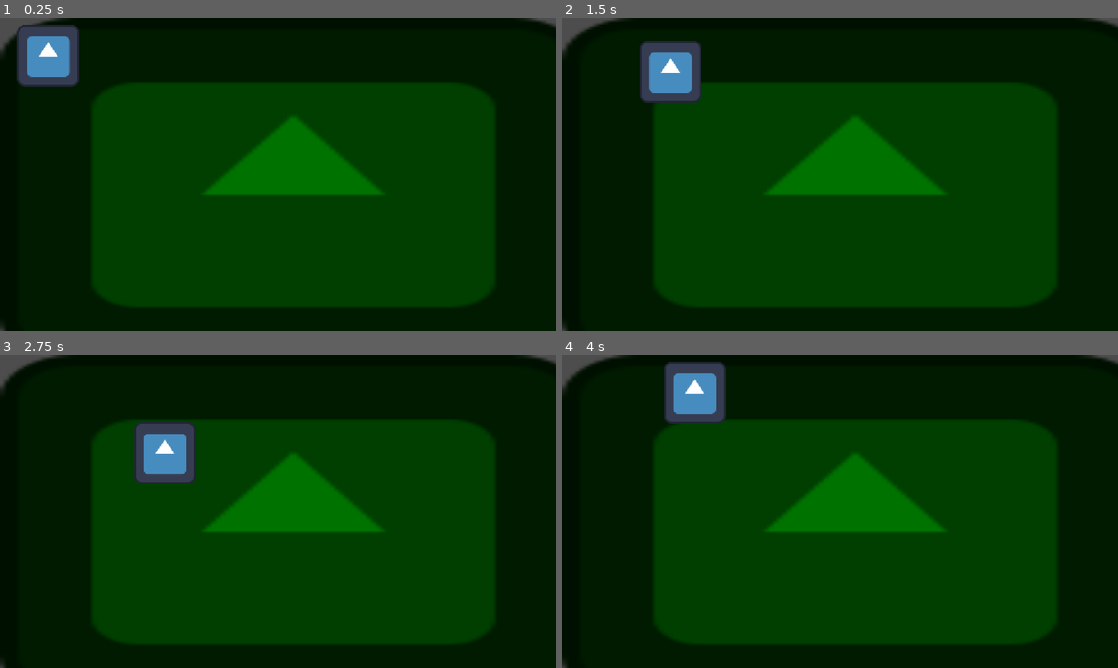
Above: before the commit, frames 1-4 (two rows, left to right).
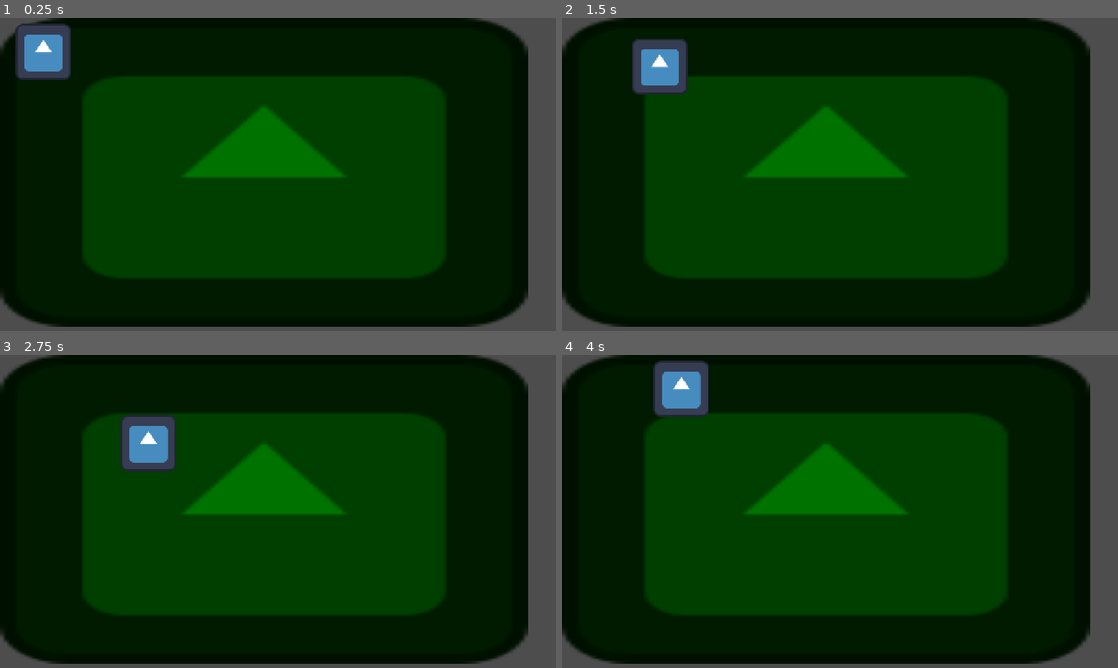
Above: after the commit, the same moments.

Repository: Inno-san/nasa_lunar_
Game: Godot game, scene res://secens/main_scene.tscn
Two runs of this game, one before a commit and one after it. Both use one fixed random seed, a clock stepped at 60 frames per second and the inputs below. After the commit the project has no main scene; this scene is started directly in both runs. The engine's default icon, where the game draws it, is replaced by a stand-in: a white triangle on a blue panel in a dark square.
Inputs:
- Up to frame 1 (0.25 s): no input
- Up to frame 2 (1.5 s): tap Enter at 0.5 s; hold D (move_right) 0.53-1.28 s; tap Space (action_button, bound only before the commit) at 0.6, 1.35 s; hold S (move_down) from 1.28 s (still down)
- Up to frame 3 (2.75 s): release S (move_down) at 2.03 s; hold D (move_right) from 2.03 s (still down); tap Space (action_button, bound only before the commit) at 2.1 s
- Up to frame 4 (4 s): release D (move_right) at 2.78 s; hold W (move_up) 2.78-3.53 s; tap Space (action_button, bound only before the commit) at 2.85, 3.6 s; hold A (move_left) from 3.53 s (still down)

The runs differ from the first frame. In frame 1, 26% of the frame differs, in the area x 0-100%, y 0-100%; in frame 2, 26%; in frame 3, 27%; in frame 4, 26%.

Commit message:
feat(project): Compatibility renderer, input map, Rules and GameState autoloads

Diff:
--- a/project.godot
+++ b/project.godot
@@ -10,13 +10,20 @@
 
 [application]
 
-config/name="nasaapps"
-run/main_scene="uid://c8mb8w4xgafg3"
-config/features=PackedStringArray("4.7", "Forward Plus")
+config/name="Lunar Outpost: Mission 01"
+run/main_scene="res://scenes/lunar_base.tscn"
+config/features=PackedStringArray("4.7", "GL Compatibility")
 config/icon="res://icon.svg"
+
+[autoload]
+
+Rules="*res://scripts/autoload/rules.gd"
+GameState="*res://scripts/autoload/game_state.gd"
 
 [display]
 
+window/size/viewport_width=1280
+window/size/viewport_height=720
 window/stretch/mode="canvas_items"
 window/stretch/aspect="expand"
 
@@ -25,33 +32,34 @@
 move_up={
 "deadzone": 0.2,
 "events": [Object(InputEventKey,"resource_local_to_scene":false,"resource_name":"","device":-1,"window_id":0,"alt_press …(192 unchanged characters)…
+, Object(InputEventKey,"resource_local_to_scene":false,"resource_name":"","device":-1,"window_id":0,"alt_pressed":false,"shift_pressed":false,"ctrl_pressed":false,"meta_pressed":false,"pressed":false,"keycode":4194320,"physical_keycode":0,"key_label":0,"unicode":0,"location":0,"echo":false,"script":null)
 ]
 }
 move_down={
 "deadzone": 0.2,
 "events": [Object(InputEventKey,"resource_local_to_scene":false,"resource_name":"","device":-1,"window_id":0,"alt_press …(192 unchanged characters)…
+, Object(InputEventKey,"resource_local_to_scene":false,"resource_name":"","device":-1,"window_id":0,"alt_pressed":false,"shift_pressed":false,"ctrl_pressed":false,"meta_pressed":false,"pressed":false,"keycode":4194322,"physical_keycode":0,"key_label":0,"unicode":0,"location":0,"echo":false,"script":null)
 ]
 }
 move_left={
 "deadzone": 0.2,
 "events": [Object(InputEventKey,"resource_local_to_scene":false,"resource_name":"","device":-1,"window_id":0,"alt_press …(191 unchanged characters)…
+, Object(InputEventKey,"resource_local_to_scene":false,"resource_name":"","device":-1,"window_id":0,"alt_pressed":false,"shift_pressed":false,"ctrl_pressed":false,"meta_pressed":false,"pressed":false,"keycode":4194319,"physical_keycode":0,"key_label":0,"unicode":0,"location":0,"echo":false,"script":null)
 ]
 }
 move_right={
 "deadzone": 0.2,
 "events": [Object(InputEventKey,"resource_local_to_scene":false,"resource_name":"","device":-1,"window_id":0,"alt_press …(192 unchanged characters)…
+, Object(InputEventKey,"resource_local_to_scene":false,"resource_name":"","device":-1,"window_id":0,"alt_pressed":false,"shift_pressed":false,"ctrl_pressed":false,"meta_pressed":false,"pressed":false,"keycode":4194321,"physical_keycode":0,"key_label":0,"unicode":0,"location":0,"echo":false,"script":null)
 ]
 }
-action_button={
+interact={
 "deadzone": 0.2,
-"events": [Object(InputEventKey,"resource_local_to_scene":fa …(140 unchanged characters)… d":false,"keycode":0,"physical_keycode":32,"key_label":0,"unicode":32,"location":0,"echo":false,"script":null)
+"events": [Object(InputEventKey,"resource_local_to_scene":fa …(140 unchanged characters)… d":false,"keycode":0,"physical_keycode":69,"key_label":0,"unicode":101,"location":0,"echo":false,"script":null)
 ]
 }
 
-[physics]
-
-3d/physics_engine="Jolt Physics"
-
 [rendering]
 
-rendering_device/driver.windows="d3d12"
+renderer/rendering_method="gl_compatibility"
+renderer/rendering_method.mobile="gl_compatibility"
--- /dev/null
+++ b/scripts/autoload/game_state.gd
@@ -0,0 +1,543 @@
+extends Node
+## Autoload managing all mission meters, AP, days, actions, and day-end resolution.
+## All numbers are read dynamically from Rules (data/rules.json).
+
+signal state_changed
+signal day_ended(report: Dictionary)
+
+var day: int = 1
+var ap: int = 0
+
+var battery: int = 0
+var oxygen: int = 0
+var food: int = 0
+var water: int = 0
+var health: int = 0
+var shield: int = 0
+var science: int = 0
+
+var life_support_mode: String = "normal"
+var greenhouse_mode: String = "low"
+var effective_shield_today: int = 0
+var storm_occurred_today: bool = false
+var lockdown_paused_greenhouse_today: bool = false
+
+# Maps delivery day (int) -> food amount (int) from Greenhouse delayed production
+var food_crates: Dictionary = {}
+
+# Delayed comms/resupply queue: Array of Dictionaries {deliver_day, type, payload, text}
+var pending_messages: Array[Dictionary] = []
+
+# Plain-language feedback log for kids
+var daily_log: Array[String] = []
+var last_day_report: Dictionary = {}
+
+var game_over: bool = false
+var mission_won: bool = false
+var stars_earned: int = 0
+
+
+func _ready() -> void:
+	reset_game()
+
+
+func reset_game() -> void:
+	day = 1
+	ap = Rules.ap_per_day()
+
+	battery = Rules.start_value("battery")
+	oxygen = Rules.start_value("oxygen")
+	food = Rules.start_value("food")
+	water = Rules.start_value("water")
+	health = Rules.start_value("health")
+	shield = Rules.start_value("shield")
+	science = 0
+
+	life_support_mode = "normal"
+	greenhouse_mode = "low"
+	effective_shield_today = shield
+	storm_occurred_today = false
+	lockdown_paused_greenhouse_today = false
+
+	food_crates.clear()
+	pending_messages.clear()
+	daily_log.clear()
+	last_day_report.clear()
+
+	game_over = false
+	mission_won = false
+	stars_earned = 0
+
+	_add_log("Mission Day 1 started! Walk with WASD/Arrows or click facilities, press E to open dashboards.")
+	state_changed.emit()
+
+
+func _add_log(message: String) -> void:
+	daily_log.append(message)
+
+
+func get_action_cost(action_id: String, param: Variant = null) -> Dictionary:
+	var normalized := _normalize_action(action_id, param)
+	var base_id: String = normalized["id"]
+	var spec: Dictionary = Rules.action_data(base_id)
+	return {
+		"id": base_id,
+		"param": normalized["param"],
+		"ap": int(spec.get("ap", 0)),
+		"power": int(spec.get("power", 0)),
+		"spec": spec
+	}
+
+
+func _normalize_action(action_id: String, param: Variant = null) -> Dictionary:
+	if action_id.begins_with("set_life_support_"):
+		return {
+			"id": "set_life_support",
+			"param": action_id.trim_prefix("set_life_support_")
+		}
+	if action_id.begins_with("set_greenhouse_"):
+		return {
+			"id": "set_greenhouse",
+			"param": action_id.trim_prefix("set_greenhouse_")
+		}
+	if action_id.begins_with("resupply_"):
+		return {
+			"id": "resupply",
+			"param": action_id.trim_prefix("resupply_")
+		}
+	return {"id": action_id, "param": param}
+
+
+func can_try_action(action_id: String, param: Variant = null) -> Dictionary:
+	if game_over:
+		return {"ok": false, "reason": "The mission has ended."}
+
+	var info := get_action_cost(action_id, param)
+	var base_id: String = info["id"]
+	var target_param: Variant = info["param"]
+	var ap_cost: int = info["ap"]
+	var power_cost: int = info["power"]
+	var spec: Dictionary = info["spec"]
+
+	if spec.is_empty():
+		return {"ok": false, "reason": "Unknown action: " + action_id}
+
+	var missing: Array[String] = []
+	if ap < ap_cost:
+		missing.append("Need %d AP (you have %d)" % [ap_cost, ap])
+	if battery < power_cost:
+		missing.append("Need %d Battery power (you have %d)" % [power_cost, battery])
+	if not missing.is_empty():
+		return {"ok": false, "reason": ", ".join(missing)}
+
+	match base_id:
+		"set_life_support":
+			var mode_str := String(target_param if target_param != null else "")
+			if mode_str not in ["eco", "normal", "high"]:
+				return {"ok": false, "reason": "Choose Eco, Normal, or High mode."}
+			if life_support_mode == mode_str:
+				return {"ok": false, "reason": "Life Support is already on %s." % mode_str.capitalize()}
+		"set_greenhouse":
+			var gh_str := String(target_param if target_param != null else "")
+			if gh_str not in ["off", "low", "high"]:
+				return {"ok": false, "reason": "Choose Off, Low, or High mode."}
+			if greenhouse_mode == gh_str:
+				return {"ok": false, "reason": "Greenhouse is already on %s." % gh_str.capitalize()}
+		"upgrade_shield":
+			if shield >= Rules.max_value("shield"):
+				return {"ok": false, "reason": "Shield is already at maximum level (%d)." % Rules.max_value("shield")}
+		"resupply":
+			var send_by := int(spec.get("send_by_day", 0))
+			if day > send_by:
+				return {"ok": false, "reason": "Resupply rockets can only be requested up to Day %d." % send_by}
+			var res_type := String(target_param if target_param != null else "food")
+			var options: Dictionary = spec.get("options", {})
+			if not options.has(res_type):
+				return {"ok": false, "reason": "Choose oxygen, food, or water for resupply."}
+
+	return {"ok": true, "reason": "Ready"}
+
+
+func try_action(action_id: String, param: Variant = null) -> bool:
+	var check := can_try_action(action_id, param)
+	if not check.get("ok", false):
+		_add_log("Cannot perform action: " + String(check.get("reason", "")))
+		state_changed.emit()
+		return false
+
+	var info := get_action_cost(action_id, param)
+	var base_id: String = info["id"]
+	var target_param: Variant = info["param"]
+	var ap_cost: int = info["ap"]
+	var power_cost: int = info["power"]
+	var spec: Dictionary = info["spec"]
+
+	ap -= ap_cost
+	battery = clampi(battery - power_cost, 0, Rules.max_value("battery"))
+
+	match base_id:
+		"experiment":
+			var sci_gain := int(spec.get("science", 0))
+			science += sci_gain
+			_add_log("Ran science experiment! +%d Science (-%d AP, -%d Power)." % [sci_gain, ap_cost, power_cost])
+		"set_life_support":
+			var new_ls := String(target_param)
+			life_support_mode = new_ls
+			_add_log("Life Support switched to %s mode (-%d AP)." % [new_ls.capitalize(), ap_cost])
+		"emergency_oxygen":
+			var o2_gain := int(spec.get("oxygen", 0))
+			oxygen = clampi(oxygen + o2_gain, 0, Rules.max_value("oxygen"))
+			_add_log("Emergency Oxygen tank used! +%d Oxygen (-%d AP, -%d Power)." % [o2_gain, ap_cost, power_cost])
+		"set_greenhouse":
+			var new_gh := String(target_param)
+			greenhouse_mode = new_gh
+			_add_log("Greenhouse switched to %s mode (-%d AP)." % [new_gh.capitalize(), ap_cost])
+		"upgrade_shield":
+			shield = clampi(shield + 1, 0, Rules.max_value("shield"))
+			effective_shield_today = shield
+			_add_log("Radiation Shield upgraded to Level %d! (-%d AP, -%d Power)." % [shield, ap_cost, power_cost])
+		"repair_pump":
+			_add_log("Repaired Greenhouse water pump! (-%d AP, -%d Power)." % [ap_cost, power_cost])
+		"repair_panel":
+			_add_log("Cleaned and repaired solar panels! (-%d AP)." % ap_cost)
+		"forecast":
+			var delay := int(Rules.comms_data().get("delay_days", 0))
+			var arrival := day + delay
+			pending_messages.append({
+				"deliver_day": arrival,
+				"type": "forecast",
+				"text": "Earth Weather Forecast arrived ( covers Days %d to %d )." % [arrival, arrival + delay]
+			})
+			_add_log("Requested storm forecast from Earth (-%d AP, -%d Power). Reply arrives start of Day %d." % [ap_cost, power_cost, arrival])
+		"advice":
+			var delay := int(Rules.comms_data().get("delay_days", 0))
+			var arrival := day + delay
+			pending_messages.append({
+				"deliver_day": arrival,
+				"type": "advice",
+				"text": "Mission Control Advice arrived for Day %d!" % arrival
+			})
+			_add_log("Asked Mission Control for advice (-%d AP, -%d Power). Reply arrives in %d days." % [ap_cost, power_cost, delay])
+		"resupply":
+			var res_type := String(target_param if target_param != null else "food")
+			var delay := int(spec.get("delay", 0))
+			var options: Dictionary = spec.get("options", {})
+			var amount := int(options.get(res_type, 0))
+			var arrival := day + delay
+			pending_messages.append({
+				"deliver_day": arrival,
+				"type": "resupply",
+				"resource": res_type,
+				"amount": amount,
+				"text": "Resupply pod landed! +%d %s." % [amount, res_type.capitalize()]
+			})
+			_add_log("Ordered %s resupply (-%d AP, -%d Power). Arrives in %d days (Day %d)." % [res_type.capitalize(), ap_cost, power_cost, delay, arrival])
+
+	state_changed.emit()
+	return true
+
+
+## Runs the full 7-step day-end resolution order defined in docs/game_mechanics.md.
+func end_day(advance_to_next_day: bool = true) -> Dictionary:
+	if game_over:
+		return last_day_report
+
+	var resolved_day := day
+	var notes: Array[String] = []
+	var cuts: Array[String] = []
+
+	var eff_ls_mode := life_support_mode
+	var eff_gh_mode := greenhouse_mode
+	var eff_shield := shield
+
+	if lockdown_paused_greenhouse_today and eff_gh_mode != "off":
+		eff_gh_mode = "off"
+		notes.append("Storm lockdown paused the Greenhouse today.")
+
+	# Check water sufficiency before Greenhouse runs:
+	# "if too low, greenhouse drops one level and the player is told."
+	var needed_water := int(Rules.greenhouse_mode_data(eff_gh_mode).get("water", 0))
+	if water < needed_water and eff_gh_mode != "off":
+		var dropped_mode := _drop_greenhouse_level(eff_gh_mode)
+		greenhouse_mode = dropped_mode
+		eff_gh_mode = dropped_mode
+		var drop_msg := "Water was too low (%d), so Greenhouse dropped one level to %s." % [water, dropped_mode.capitalize()]
+		cuts.append(drop_msg)
+		notes.append(drop_msg)
+
+	# --- STEP 1: POWER ---
+	# Payment order: base load, Life Support, shield upkeep, Greenhouse.
+	# If short, cut in rules.json shortage_order:
+	# (1) greenhouse -> off
+	# (2) life_support_eco -> eco
+	# (3) shield_upkeep -> shield = 0 for storms today
+	# (4) life_support_off -> off
+	var solar_gain := Rules.power_solar()
+	var available_power := battery + solar_gain
+
+	var base_cost := Rules.power_base_load()
+	var ls_cost := _get_ls_cost(eff_ls_mode)
+	var shield_cost := eff_shield * Rules.shield_upkeep_per_level()
+	var gh_cost := int(Rules.greenhouse_mode_data(eff_gh_mode).get("cost", 0))
+	var total_power_cost := base_cost + ls_cost + shield_cost + gh_cost
+
+	if available_power < total_power_cost:
+		for cut_step in Rules.shortage_order():
+			if available_power >= total_power_cost:
+				break
+			match String(cut_step):
+				"greenhouse":
+					if eff_gh_mode != "off":
+						eff_gh_mode = "off"
+						gh_cost = 0
+						var msg := "Power shortage Cut #1: Greenhouse turned Off today because battery + solar could not cover all systems."
+						cuts.append(msg)
+						notes.append(msg)
+				"life_support_eco":
+					if eff_ls_mode != "eco" and eff_ls_mode != "off":
+						eff_ls_mode = "eco"
+						ls_cost = _get_ls_cost("eco")
+						var msg := "Power shortage Cut #2: Life Support lowered to Eco mode today to save power."
+						cuts.append(msg)
+						notes.append(msg)
+				"shield_upkeep":
+					if eff_shield > 0:
+						eff_shield = 0
+						shield_cost = 0
+						var msg := "Power shortage Cut #3: Radiation Shield upkeep suspended today (Shield is Level 0 for storms today)."
+						cuts.append(msg)
+						notes.append(msg)
+				"life_support_off":
+					if eff_ls_mode != "off":
+						eff_ls_mode = "off"
+						ls_cost = 0
+						var msg := "Power shortage Cut #4: Life Support shut off completely today due to critical power loss!"
+						cuts.append(msg)
+						notes.append(msg)
+			total_power_cost = base_cost + ls_cost + shield_cost + gh_cost
+
+	effective_shield_today = eff_shield
+	battery = clampi(available_power - total_power_cost, 0, Rules.max_value("battery"))
+
+	# --- STEP 2: OXYGEN ---
+	var ls_o2 := _get_ls_o2(eff_ls_mode)
+	var o2_consumed := Rules.consumption_oxygen()
+	var o2_delta := ls_o2 - o2_consumed
+	oxygen = clampi(oxygen + o2_delta, 0, Rules.max_value("oxygen"))
+
+	# --- STEP 3: FOOD (add crates, subtract 8) ---
+	var arriving_crates := int(food_crates.get(resolved_day, 0))
+	if food_crates.has(resolved_day):
+		food_crates.erase(resolved_day)
+
+	var gh_food_produced := int(Rules.greenhouse_mode_data(eff_gh_mode).get("food", 0))
+	if gh_food_produced > 0:
+		var delivery_day := resolved_day + Rules.greenhouse_delay_days()
+		food_crates[delivery_day] = int(food_crates.get(delivery_day, 0)) + gh_food_produced
+
+	var food_consumed := Rules.consumption_food()
+	food = clampi(food + arriving_crates - food_consumed, 0, Rules.max_value("food"))
+
+	# --- STEP 4: WATER ---
+	var gh_water_used := int(Rules.greenhouse_mode_data(eff_gh_mode).get("water", 0))
+	var water_recycled := Rules.water_recycle()
+	water = clampi(water - gh_water_used + water_recycled, 0, Rules.max_value("water"))
+
+	# If water after recycle is now too low for next day's configured greenhouse mode, drop one level & inform player
+	var next_needed_water := int(Rules.greenhouse_mode_data(greenhouse_mode).get("water", 0))
+	if water < next_needed_water and greenhouse_mode != "off":
+		var new_mode := _drop_greenhouse_level(greenhouse_mode)
+		var water_msg := "Water is running low (%d left), so Greenhouse dropped to %s." % [water, new_mode.capitalize()]
+		greenhouse_mode = new_mode
+		cuts.append(water_msg)
+		notes.append(water_msg)
+
+	# --- STEP 5: STORM PHASE ---
+	# EventManager hooks into storm phase in Milestones 6-7; tracked via storm_occurred_today.
+
+	# --- STEP 6: HEALTH (penalties; else if no storm +3) ---
+	var penalties := Rules.penalties_data()
+	var had_penalty := false
+	if oxygen <= 0:
+		var o2_pen := int(penalties.get("oxygen_zero", 0))
+		health -= o2_pen
+		had_penalty = true
+		notes.append("Oxygen hit 0! Crew Health dropped by %d." % o2_pen)
+	if food <= 0:
+		var food_pen := int(penalties.get("food_zero", 0))
+		health -= food_pen
+		had_penalty = true
+		notes.append("Food hit 0! Crew Health dropped by %d." % food_pen)
+	if not had_penalty and not storm_occurred_today:
+		var heal := int(penalties.get("daily_heal", 0))
+		health += heal
+	health = clampi(health, 0, Rules.max_value("health"))
+
+	# Check loss / win conditions
+	if health <= 0:
+		game_over = true
+		mission_won = false
+		stars_earned = 0
+		notes.append("Crew health reached 0. Mission ended — try again!")
+	elif resolved_day >= Rules.mission_days():
+		game_over = true
+		var win_spec := Rules.win_data()
+		var min_h := int(win_spec.get("min_health", 0))
+		var two_h := int(win_spec.get("two_stars_health", 0))
+		var three_sci := int(win_spec.get("three_stars_science", 0))
+		if health >= min_h:
+			mission_won = true
+			stars_earned = 1
+			if health >= two_h:
+				stars_earned = 2
+				if science >= three_sci:
+					stars_earned = 3
+			notes.append("Day %d complete! Mission Success with %d Star(s)!" % [resolved_day, stars_earned])
+		else:
+			mission_won = false
+			stars_earned = 0
+			notes.append("Day %d finished with Health %d (needed %d). Try again!" % [resolved_day, health, min_h])
+
+	# --- STEP 7: NEXT DAY (refill AP, deliver messages, show event) ---
+	if advance_to_next_day and not game_over:
+		day += 1
+		ap = Rules.ap_per_day()
+		storm_occurred_today = false
+		lockdown_paused_greenhouse_today = false
+		effective_shield_today = shield
+		_deliver_messages_for_day(day, notes)
+
+	last_day_report = {
+		"resolved_day": resolved_day,
+		"battery": battery,
+		"oxygen": oxygen,
+		"food": food,
+		"water": water,
+		"health": health,
+		"shield": shield,
+		"effective_shield_today": effective_shield_today,
+		"science": science,
+		"cuts": cuts,
+		"notes": notes
+	}
+
+	var summary_line := "Day %d resolved -> Battery %d, O2 %d, Food %d, Water %d, Health %d." % [
+		resolved_day, battery, oxygen, food, water, health
+	]
+	_add_log(summary_line)
+	for cut_text in cuts:
+		_add_log(cut_text)
+
+	day_ended.emit(last_day_report)
+	state_changed.emit()
+	return last_day_report
+
+
+func _deliver_messages_for_day(target_day: int, notes: Array[String]) -> void:
+	var remaining: Array[Dictionary] = []
+	for msg in pending_messages:
+		if int(msg.get("deliver_day", 0)) <= target_day:
+			if String(msg.get("type", "")) == "resupply":
+				var res := String(msg.get("resource", ""))
+				var amt := int(msg.get("amount", 0))
+				match res:
+					"oxygen":
+						oxygen = clampi(oxygen + amt, 0, Rules.max_value("oxygen"))
+					"food":
+						food = clampi(food + amt, 0, Rules.max_value("food"))
+					"water":
+						water = clampi(water + amt, 0, Rules.max_value("water"))
+			var text := String(msg.get("text", "Message from Earth arrived."))
+			notes.append(text)
+			_add_log(text)
+		else:
+			remaining.append(msg)
+	pending_messages = remaining
+
+
+func _get_ls_cost(mode: String) -> int:
+	if mode == "off":
+		return 0
+	return int(Rules.life_support_mode_data(mode).get("cost", 0))
+
+
+func _get_ls_o2(mode: String) -> int:
+	if mode == "off":
+		return 0
+	return int(Rules.life_support_mode_data(mode).get("o2", 0))
+
+
+func _drop_greenhouse_level(mode: String) -> String:
+	if mode == "high":
+		return "low"
+	return "off"
+
+
+## Reproduces the Day-5 worked example in docs/game_mechanics.md:
+## Start: battery 50, oxygen 70, food 30, water 26, shield 2, LS Normal, GH Low.
+## Actions: pump fix (2 AP, 8 PU), forecast (1 AP, 4 PU), experiment (2 AP, 10 PU) -> battery 28.
+## Resolution: power 28+36-6-14-8-4 = 32; oxygen 70; food 30+5-8 = 27; water 26-3+2 = 25; health 100.
+func run_day5_debug_test() -> Dictionary:
+	reset_game()
+
+	day = 5
+	ap = Rules.ap_per_day()
+	battery = 50
+	oxygen = 70
+	food = 30
+	water = 26
+	shield = 2
+	effective_shield_today = 2
+	health = Rules.start_value("health")
+	science = 0
+	life_support_mode = "normal"
+	greenhouse_mode = "low"
+
+	# Crate produced 2 days earlier (Day 3) on GH Low arrives on Day 5:
+	food_crates.clear()
+	food_crates[5] = int(Rules.greenhouse_mode_data("low").get("food", 0))
+
+	var act1 := try_action("repair_pump")
+	var act2 := try_action("forecast")
+	var act3 := try_action("experiment")
+	var battery_after_actions := battery
+
+	var report := end_day()
+
+	var passed := (
+		act1 and act2 and act3
+		and battery_after_actions == 28
+		and battery == 32
+		and oxygen == 70
+		and food == 27
+		and water == 25
+		and health == 100
+	)
+
+	var result := {
+		"passed": passed,
+		"battery_after_actions": battery_after_actions,
+		"battery": battery,
+		"oxygen": oxygen,
+		"food": food,
+		"water": water,
+		"health": health,
+		"expected": {
+			"battery_after_actions": 28,
+			"battery": 32,
+			"oxygen": 70,
+			"food": 27,
+			"water": 25,
+			"health": 100
+		},
+		"report": report
+	}
+
+	var status_str := "PASS" if passed else "FAIL"
+	var log_str := "[Day-5 Debug Test: %s] After actions battery=%d (exp 28) | End of day: battery=%d (exp 32), oxygen=%d (exp 70), food=%d (exp 27), water=%d (exp 25), health=%d (exp 100)" % [
+		status_str, battery_after_actions, battery, oxygen, food, water, health
+	]
+	print(log_str)
+	_add_log(log_str)
+	state_changed.emit()
+	return result
--- /dev/null
+++ b/scripts/autoload/rules.gd
@@ -0,0 +1,123 @@
+extends Node
+## Single source of truth loader for data/rules.json.
+## No balance numbers may be hardcoded in any script.
+
+const RULES_PATH := "res://data/rules.json"
+
+var data: Dictionary = {}
+
+
+func _init() -> void:
+	load_rules()
+
+
+func _ready() -> void:
+	if data.is_empty():
+		load_rules()
+
+
+func load_rules() -> void:
+	if not FileAccess.file_exists(RULES_PATH):
+		push_error("Rules file not found at: " + RULES_PATH)
+		return
+	var file := FileAccess.open(RULES_PATH, FileAccess.READ)
+	if file == null:
+		push_error("Failed to open rules file: " + RULES_PATH)
+		return
+	var parsed: Variant = JSON.parse_string(file.get_as_text())
+	if typeof(parsed) == TYPE_DICTIONARY:
+		data = parsed
+	else:
+		push_error("Failed to parse JSON in: " + RULES_PATH)
+
+
+func mission_days() -> int:
+	return int(data.get("mission_days", 0))
+
+
+func ap_per_day() -> int:
+	return int(data.get("ap_per_day", 0))
+
+
+func start_value(key: String) -> int:
+	var start_dict: Dictionary = data.get("start", {})
+	return int(start_dict.get(key, 0))
+
+
+func max_value(key: String) -> int:
+	var max_dict: Dictionary = data.get("max", {})
+	return int(max_dict.get(key, 0))
+
+
+func power_solar() -> int:
+	var power_dict: Dictionary = data.get("power", {})
+	return int(power_dict.get("solar", 0))
+
+
+func power_base_load() -> int:
+	var power_dict: Dictionary = data.get("power", {})
+	return int(power_dict.get("base_load", 0))
+
+
+func shield_upkeep_per_level() -> int:
+	var power_dict: Dictionary = data.get("power", {})
+	return int(power_dict.get("shield_upkeep_per_level", 0))
+
+
+func life_support_mode_data(mode: String) -> Dictionary:
+	var ls_dict: Dictionary = data.get("life_support", {})
+	return ls_dict.get(mode, {"cost": 0, "o2": 0})
+
+
+func greenhouse_mode_data(mode: String) -> Dictionary:
+	var gh_dict: Dictionary = data.get("greenhouse", {})
+	return gh_dict.get(mode, {"cost": 0, "water": 0, "food": 0})
+
+
+func greenhouse_delay_days() -> int:
+	var gh_dict: Dictionary = data.get("greenhouse", {})
+	return int(gh_dict.get("delay_days", 0))
+
+
+func consumption_oxygen() -> int:
+	var cons_dict: Dictionary = data.get("consumption", {})
+	return int(cons_dict.get("oxygen", 0))
+
+
+func consumption_food() -> int:
+	var cons_dict: Dictionary = data.get("consumption", {})
+	return int(cons_dict.get("food", 0))
+
+
+func water_recycle() -> int:
+	return int(data.get("water_recycle", 0))
+
+
+func shortage_order() -> Array:
+	return data.get("shortage_order", [])
+
+
+func storm_data() -> Dictionary:
+	return data.get("storm", {})
+
+
+func comms_data() -> Dictionary:
+	return data.get("comms", {})
+
+
+func action_data(action_id: String) -> Dictionary:
+	var actions_dict: Dictionary = data.get("actions", {})
+	if actions_dict.has(action_id):
+		return actions_dict[action_id]
+	var comms_dict: Dictionary = data.get("comms", {})
+	if comms_dict.has(action_id) and typeof(comms_dict[action_id]) == TYPE_DICTIONARY:
+		return comms_dict[action_id]
+	return {}
+
+
+func penalties_data() -> Dictionary:
+	return data.get("penalties", {})
+
+
+func win_data() -> Dictionary:
+	return data.get("win", {})
Not shown, added: scripts/autoload/game_state.gd.uid
Not shown, added: scripts/autoload/rules.gd.uid
Not shown, added: scripts/autoload/.gitkeep
